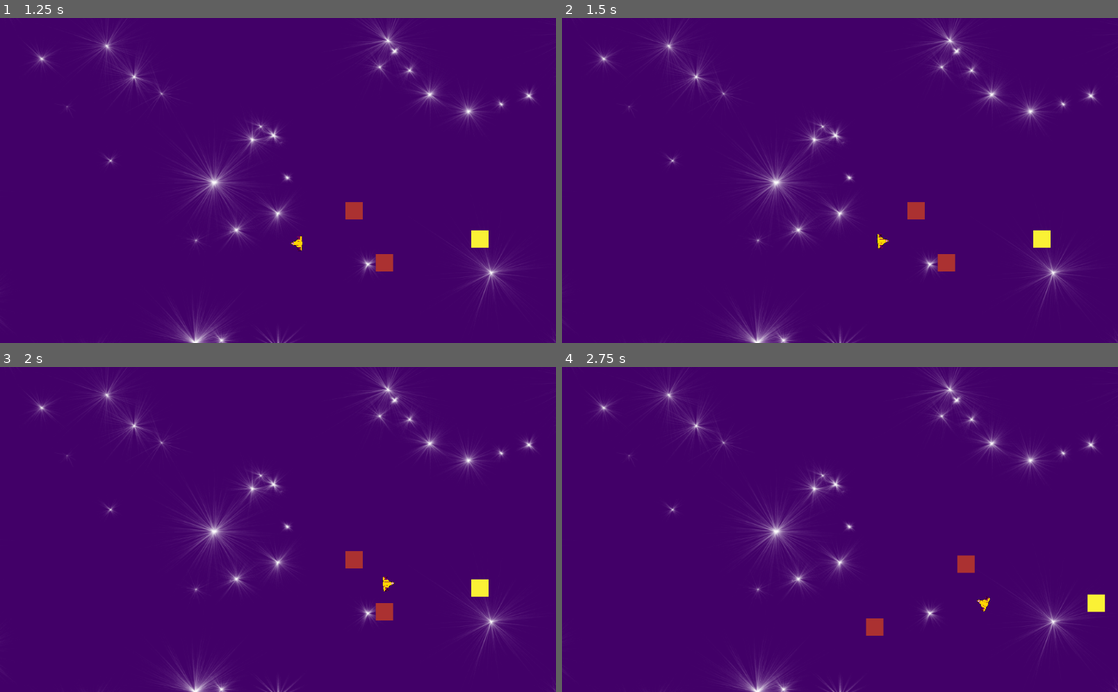
Above: before the commit, frames 1-4 (two rows, left to right).
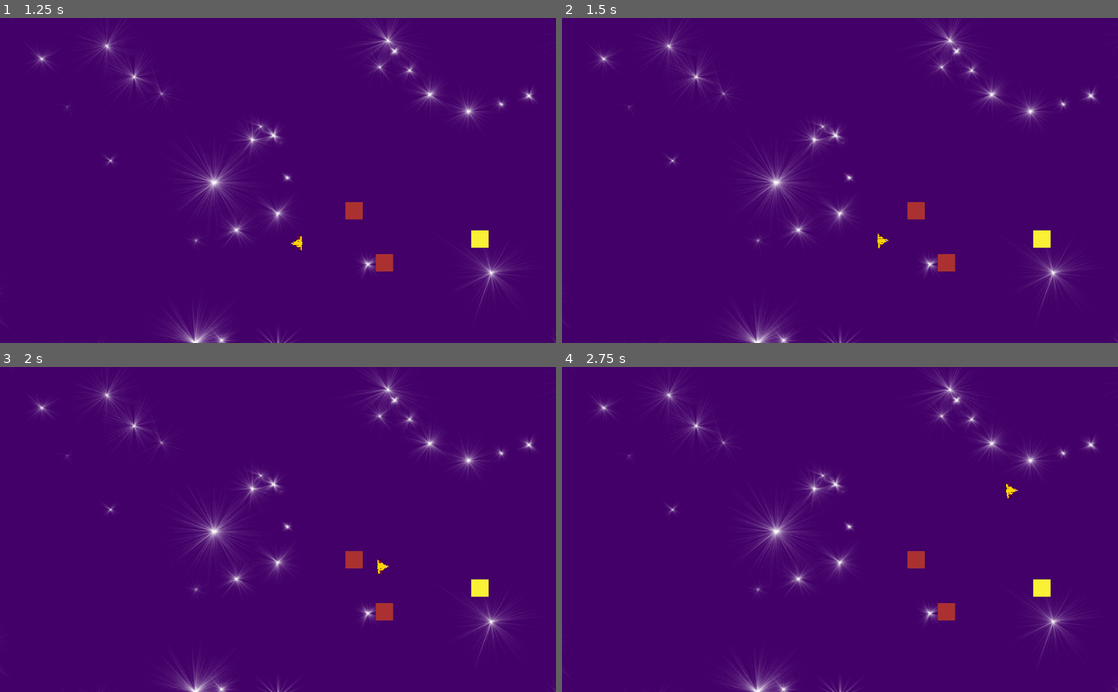
Above: after the commit, the same moments.

Repository: antonindevidal/Lunarium
Game: Godot game, scene res://source/Game.tscn
Two runs of this game, one before a commit and one after it. Both use one fixed random seed, a clock stepped at 60 frames per second and the inputs below.
Inputs (mouse positions are in pixels of both pictures, inside the frame that each line leads up to):
- Up to frame 1 (1.25 s): tap Enter at 0.5 s; move the mouse to (250, 245) at 0.52 s; click (250, 245) at 0.6 s
- Up to frame 2 (1.5 s): tap Space at 1.25 s; move the mouse to (1006, 229) at 1.27 s; click (1006, 229) at 1.35 s
- Up to frame 3 (2 s): no input
- Up to frame 4 (2.75 s): move the mouse to (673, 480) at 2.02 s; click (673, 480) at 2.1 s

Frame 1 is identical in both runs. In frame 2, less than 0.1% of the frame differs, in the area x 56-59%, y 66-71%; in frame 3, 0.1%; in frame 4, 1.2%, in the area x 54-98%, y 35-83%.

Commit message:
Ajout gravitation

Diff:
--- a/source/project.godot
+++ b/source/project.godot
@@ -17,7 +17,6 @@
 [display]
 
 window/size/resizable=false
-window/size/fullscreen=true
 
 [input]
 
--- /dev/null
+++ b/source/source/Planetes/PlaneteTemplate.gd
@@ -0,0 +1,17 @@
+extends StaticBody2D
+
+var forceAttraction = 0.1;
+var radius = 200;
+# Declare member variables here. Examples:
+# var a = 2
+# var b = "text"
+
+
+# Called when the node enters the scene tree for the first time.
+func _ready():
+	pass # Replace with function body.
+
+
+# Called every frame. 'delta' is the elapsed time since the previous frame.
+#func _process(delta):
+#	pass
--- a/source/source/Planetes/PlaneteTemplate.tscn
+++ b/source/source/Planetes/PlaneteTemplate.tscn
@@ -1,6 +1,7 @@
-[gd_scene load_steps=4 format=2]
+[gd_scene load_steps=5 format=2]
 
 [ext_resource path="res://ressources/Planetes/Planete0.png" type="Texture" id=1]
+[ext_resource path="res://source/Planetes/PlaneteTemplate.gd" type="Script" id=2]
 
 [sub_resource type="SpriteFrames" id=1]
 animations = [ {
@@ -13,7 +14,10 @@
 [sub_resource type="RectangleShape2D" id=2]
 extents = Vector2( 32, 32 )
 
-[node name="PlaneteTemplate" type="StaticBody2D"]
+[node name="PlaneteTemplate" type="StaticBody2D" groups=[
+"Planete",
+]]
+script = ExtResource( 2 )
 
 [node name="AnimatedSprite" type="AnimatedSprite" parent="."]
 frames = SubResource( 1 )
--- a/source/source/Vaisseau/Vaisseau.gd
+++ b/source/source/Vaisseau/Vaisseau.gd
@@ -7,15 +7,24 @@
 var on_screen=true;
 var _poubelle;
 var victoire = false
+var force = Vector2.ZERO;
 # Called when the node enters the scene tree for the first time.
 func _ready():
 	pass # Replace with function body.
 
 func _process(_delta):
 	if get_parent().get_parent().is_playing:
+		var lesPlanetes = get_parent().get_children()
+		force = Vector2.ZERO
+		for i in lesPlanetes:
+			if i.is_in_group("Planete"):
+				if i.radius > position.distance_to(i.position):
+					force = (i.position - position)*i.forceAttraction;
+					print(i.forceAttraction)
 		if Input.is_action_just_released("launch") and not is_moving:
 			launch(get_global_mouse_position())
 		if is_moving:
+			velocity = (velocity + force).normalized() * speed
 			_poubelle = move_and_slide(velocity)
 		else:
 			look_at(get_global_mouse_position())
